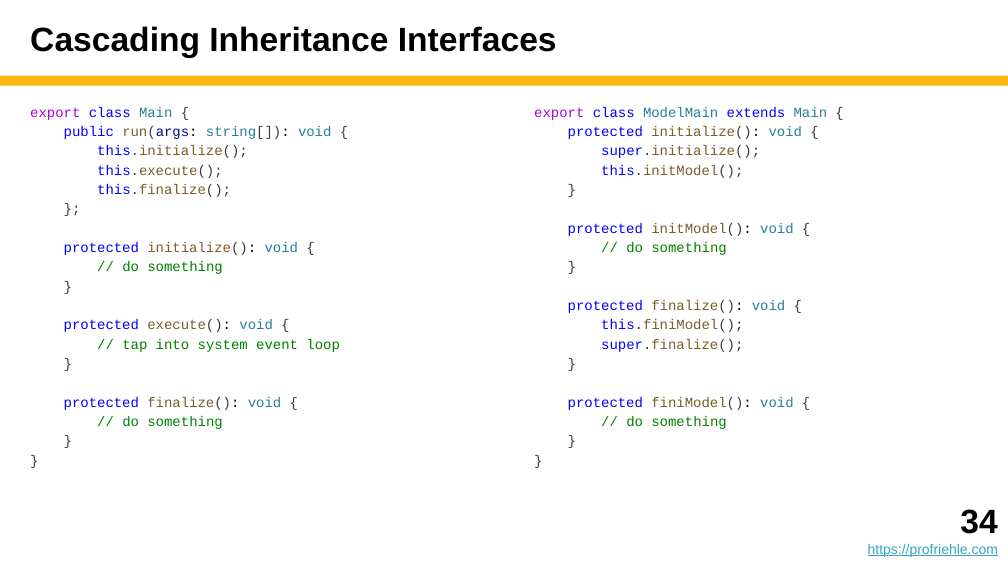
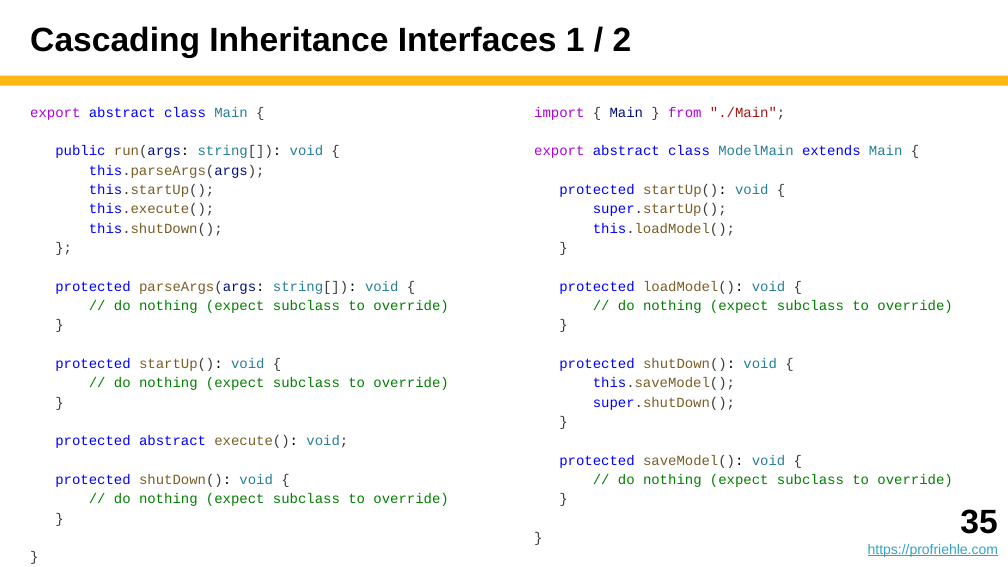
Before and after one commit to dirkriehle/adap-course, a slide deck: slide 35 of Lecture slides/ADAP B03 - Subtyping and Inheritance.pptx (slide 34 before the commit). Drawn at 1008x567 pixels with LibreOffice and Linux fonts; fonts in the diff are those of the drawing. Boxes give left, top, right and bottom in pixels: in the first picture for what was removed or moved away, otherwise in the second. Text is boxed around its words. In the diff, an @@ line names an element or a change of style, - is before the commit and + after.

Commit message:
Updated cascading class hierarchiies (B03) added B04

```diff
--- a/Lecture slides/ADAP B03 - Subtyping and Inheritance.pptx
+++ b/Lecture slides/ADAP B03 - Subtyping and Inheritance.pptx
@@ title at (30,26,632,58): text changed @@
-Cascading Inheritance Interfaces
+Cascading Inheritance Interfaces 1 / 2
@@ text at (30,107,247,120): text changed; text colour #AF00DB to #0000FF @@
-export class Main {
+export abstract class Main {
@@ text at (534,107,902,236): text changed @@
-export class ModelMain extends Main {
-protected initialize(): void {
-super.initialize();
-this.initModel();
+import { Main } from "./Main";
+export abstract class ModelMain extends Main {
+protected startUp(): void {
+super.startUp();
+this.loadModel();
@@ text at (89,165,265,197): text changed @@
-this.initialize();
+this.parseArgs(args);
+this.startUp();
@@ text at (89,223,223,236): text changed @@
-this.finalize();
+this.shutDown();
@@ text at (55,281,448,313): text changed @@
-protected initialize(): void {
-// do something
+protected parseArgs(args: string[]): void {
+// do nothing (expect subclass to override)
@@ text at (559,281,952,313): text changed @@
-protected initModel(): void {
-// do something
+protected loadModel(): void {
+// do nothing (expect subclass to override)
@@ text at (55,358,448,390): text changed @@
-protected execute(): void {
-// tap into system event loop
+protected startUp(): void {
+// do nothing (expect subclass to override)
@@ text at (559,358,776,410): text changed @@
-protected finalize(): void {
-this.finiModel();
-super.finalize();
+protected shutDown(): void {
+this.saveModel();
+super.shutDown();
@@ text at (55,435,448,506): text changed @@
-protected finalize(): void {
-// do something
+protected abstract execute(): void;
+protected shutDown(): void {
+// do nothing (expect subclass to override)
@@ text at (559,455,952,487): text changed @@
-protected finiModel(): void {
-// do something
+protected saveModel(): void {
+// do nothing (expect subclass to override)
@@ text at (960,509,997,534): text changed @@
-34
+35
```
Also in this commit, not shown: 1 other slide changed, 2 slides added, 3 other files.
